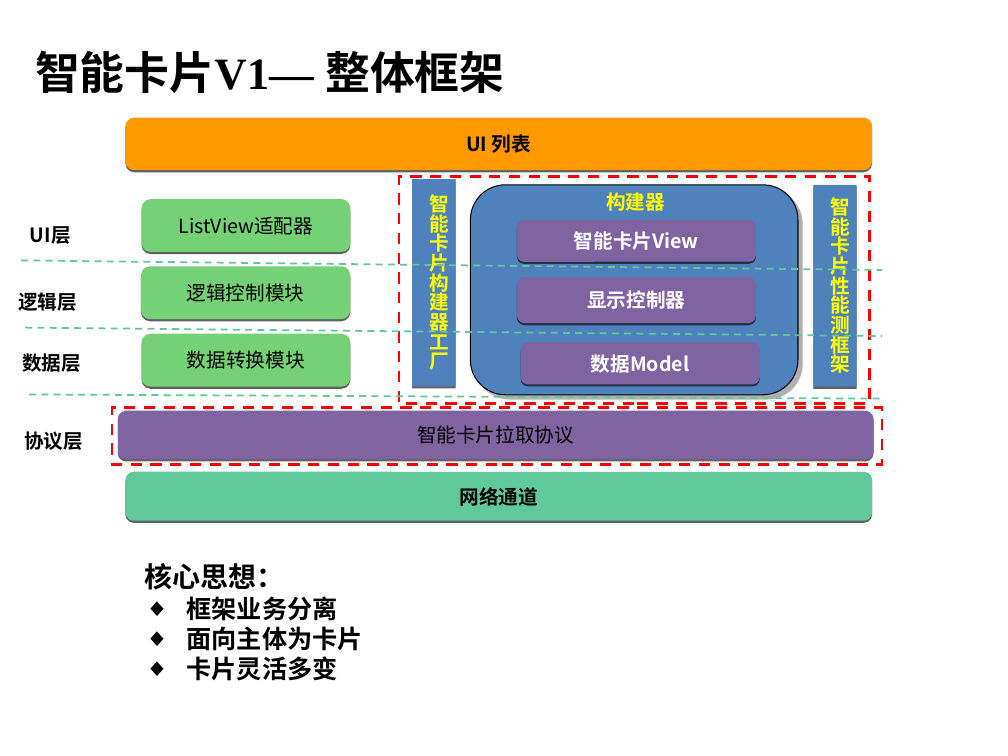
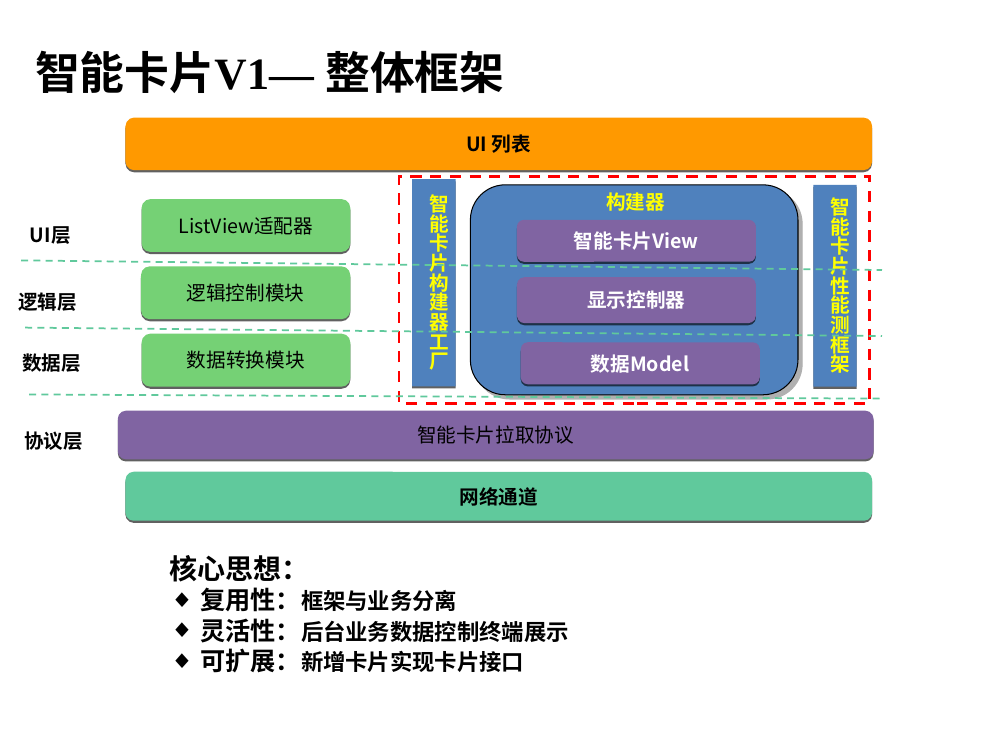
Before and after one commit to hamlingong/data, a slide deck: slide 5 of promote/龚海龙-v1.0.ppt. Drawn at 1008x756 pixels with LibreOffice and Linux fonts; fonts in the diff are those of the drawing; background and template pictures are left out. Boxes give left, top, right and bottom in pixels: in the first picture for what was removed or moved away, otherwise in the second. Text is boxed around its words. In the diff, an @@ line names an element or a change of style, - is before the commit and + after.

```diff
--- a/promote/龚海龙-v1.0.ppt
+++ b/promote/龚海龙-v1.0.ppt
@@ rectangle removed at <box>112,408,882,465</box> @@
@@ text "核心思想：": place and size @@
-text "核心思想：" at <box>144,563,362,681</box>
+text "核心思想：" at <box>169,555,569,673</box>
@@ text at <box>200,587,569,673</box>: text changed; size 18 to 16 pt @@
-◆ 框架业务分离
-◆ 面向主体为卡片
-◆ 卡片灵活多变
+◆ 复用性：框架与业务分离
+◆ 灵活性：后台业务数据控制终端展示
+◆ 可扩展：新增卡片实现卡片接口
```
Also in this commit, not shown: 7 other slides changed.
